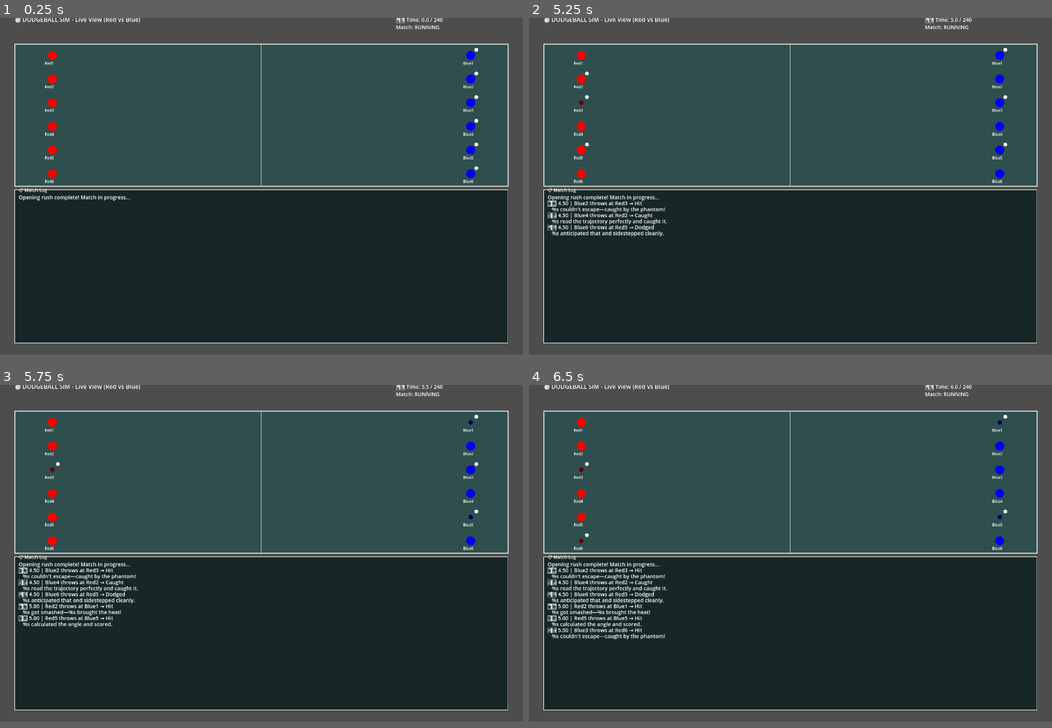
Above: before the commit, frames 1-4 (two rows, left to right).
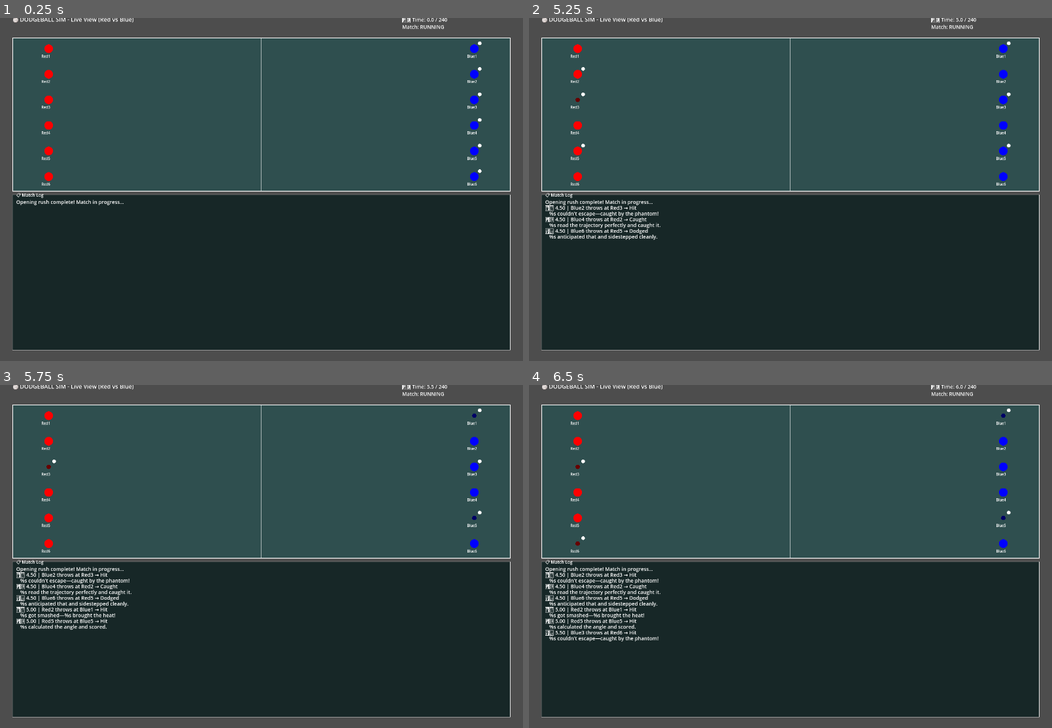
Above: after the commit, the same moments.

Repository: Klutzleo/dodgeball-sim
Game: Godot game, scene res://Main.tscn
Same seed, same stepped clock (60 frames per second), same inputs: the game is played once before the commit and once after it.
Inputs (mouse positions are in pixels of both pictures, inside the frame that each line leads up to):
- Up to frame 1 (0.25 s): no input
- Up to frame 2 (5.25 s): tap Enter at 0.5, 2, 3.5 s; move the mouse to (905, 168) at 0.52 s; click (905, 168) at 0.67 s; tap Space at 1.25, 2.75, 4.25 s; move the mouse to (685, 203) at 1.27 s; click (685, 203) at 1.42 s; move the mouse to (842, 110) at 2.02 s; click (842, 110) at 2.17 s; move the mouse to (764, 254) at 2.77 s; click (764, 254) at 2.92 s; move the mouse to (947, 237) at 3.52 s; click (947, 237) at 3.67 s; move the mouse to (633, 134) at 4.27 s; click (633, 134) at 4.42 s; move the mouse to (816, 186) at 5.02 s; click (816, 186) at 5.17 s
- Up to frame 3 (5.75 s): no input
- Up to frame 4 (6.5 s): move the mouse to (712, 470) at 5.77 s; click (712, 470) at 5.92 s
In our replay, the window is 800x514 before the commit and 800x524 after it. These sizes can differ from the game's own. Grey fills any space a smaller window leaves; there, only what the larger window draws over its background counts as a difference.

The runs differ from the first frame. In frame 1, 9.2% of the frame differs, in the area x 2-98%, y 0-97%; in frame 2, 11%; in frame 3, 11%; in frame 4, 12%.

Commit message:
trying to fix UI

Diff:
--- a/project.godot
+++ b/project.godot
@@ -17,6 +17,6 @@
 
 [window]
 
-window/size/viewport_width=1400
-window/size/viewport_height=900
+window/size/viewport_width=1450
+window/size/viewport_height=950
 window/size/resizable=true
--- a/scripts/GameUI.gd
+++ b/scripts/GameUI.gd
@@ -3,13 +3,13 @@
 
 var match_engine: MatchEngine
 var players: Array = []
-var screen_width: float = 1400
-var screen_height: float = 900
-var court_margin: float = 40
+var screen_width: float = 1450
+var screen_height: float = 950
+var court_margin: float = 35
 var court_left: float = court_margin
 var court_right: float = screen_width - court_margin
-var court_top: float = 70  # Leave room for title at top
-var court_bottom: float = 450  # Leave room for console below
+var court_top: float = 55  # Leave room for title
+var court_bottom: float = 480  # Leave room for console
 
 var ui_font: Font
 var ui_font_size: int = 14
